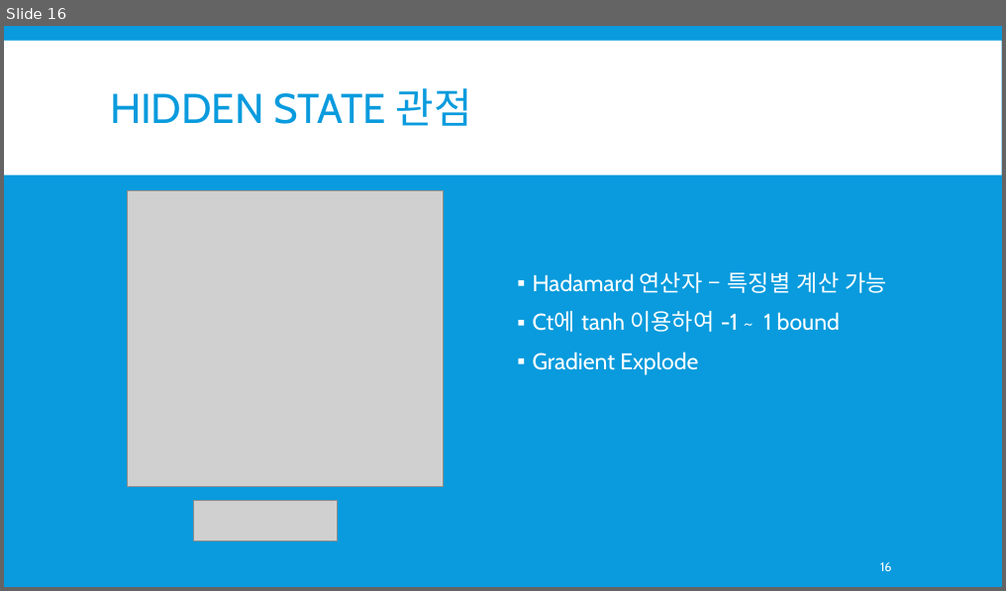
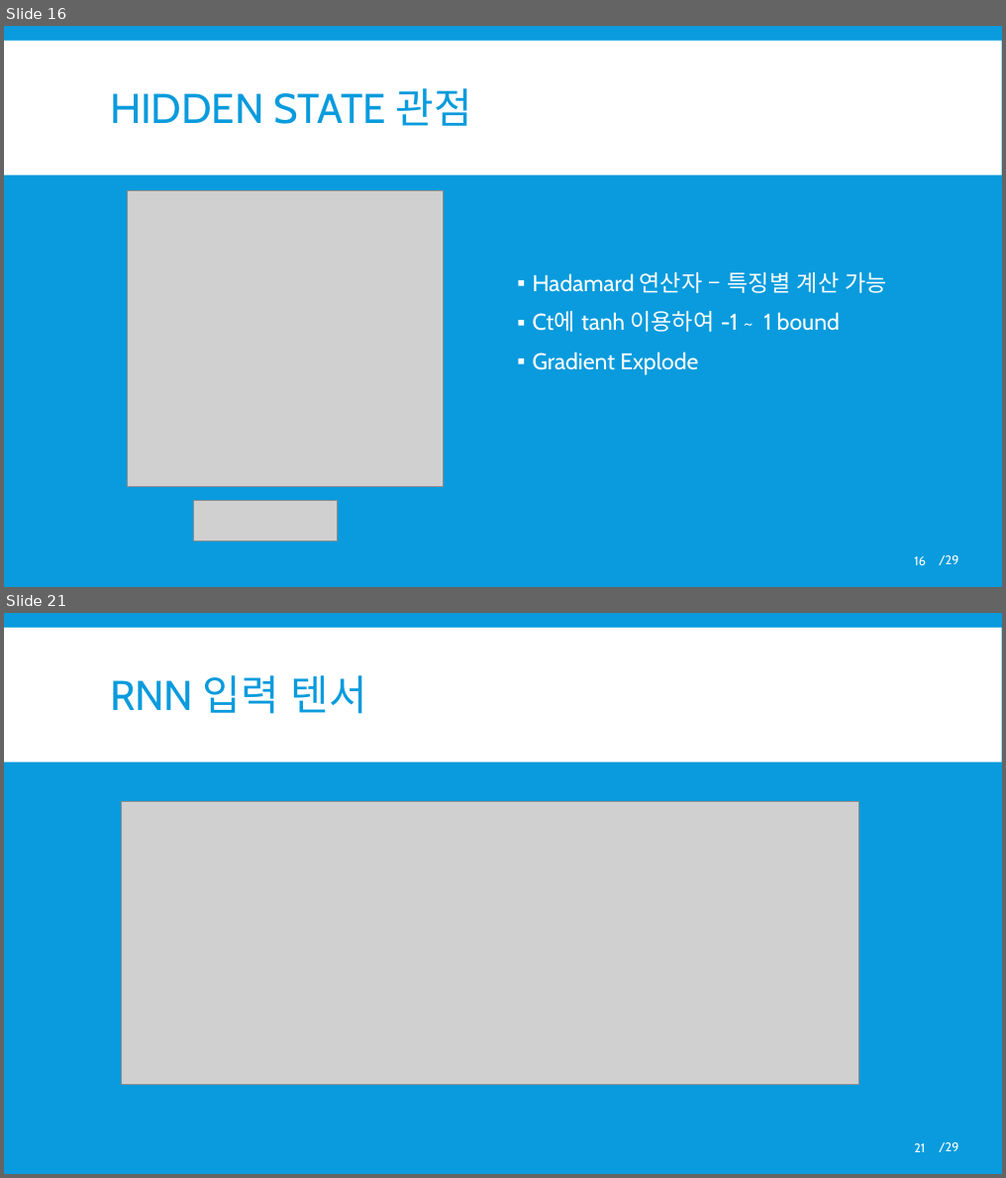
Before and after one commit to skj0108/seminar, a slide deck: RNN 순환 신경망.pptx. Shown one above the other, each under a label of ours: slide 16 before the commit, slides 16 and 21 after it; the slides between them are not shown. The pictures are 1006x591 and 1006x1178 pixels, drawn with LibreOffice and Linux fonts; fonts in the diff are those of the drawing; grey boxes stand for pictures. Boxes give left, top, right and bottom in pixels: in the first picture for what was removed or moved away, otherwise in the second. Text is boxed around its words. In the diff, an @@ line names an element or a change of style, - is before the commit and + after.

```diff
--- a/RNN 순환 신경망.pptx
+++ b/RNN 순환 신경망.pptx
@@ slide 21 added at [4, 613, 1002, 1174], background #099BDD; not listed: 2 template elements that a slide beside it also shows @@
@@ title added at [110, 675, 367, 714], 40 pt, text #099BDD @@
+RNN 입력 텐서
@@ picture added at [122, 802, 859, 1085] @@
@@ picture added at [198, 802, 783, 1085] @@
@@ page number added at [914, 1144, 925, 1153], 12 pt, text #FFFFFF @@
+21
@@ slide 16 changed as well @@
@@ page number: place and size @@
-page number at [880, 563, 892, 571]
+page number at [914, 557, 926, 566]
@@ text added at [939, 556, 958, 566], 12 pt, text #FFFFFF @@
+/29
```
Also in this commit, not shown: 15 other slides changed, 12 other slides added, 2 slides removed.
